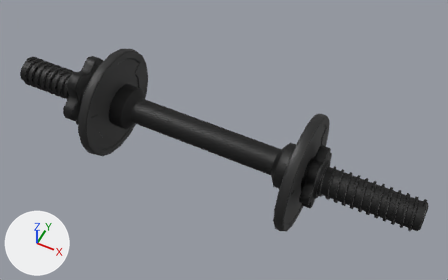
A saved change to the Blender file Assets/dumbbell_1.25s.blend.
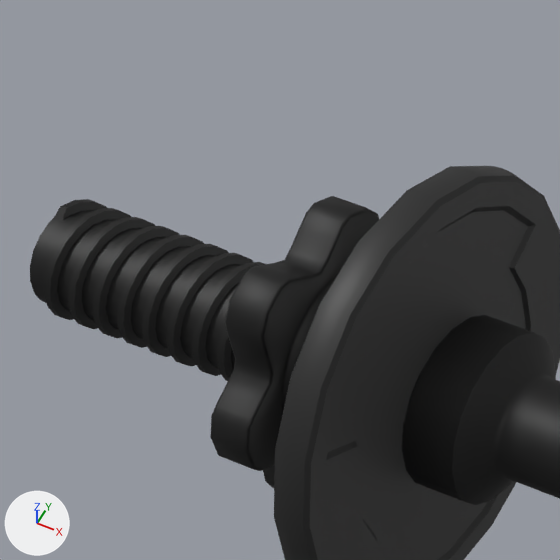
The first picture shows the older version from a camera (50 mm lens) standing at (0.128, -0.229, 0.289) and looking at (0.011, 0.004, -0.002). The close-ups show both versions on the part from 3% to 33% of the width and 3% to 51% of the height of that picture; other places that the commit changed are outside them. The axes (+X, +Y, +Z) are drawn at lower left. The lights are the same throughout.

In view in the first close-up: 'Dumbbell_Part_01', 'Dumbbell_Part_02__1_', 'Dumbbell_Part_04__1_'.
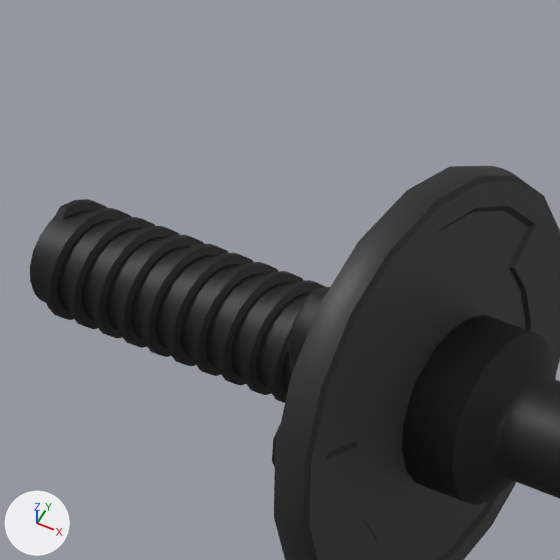
What differs and where, as boxes (x1, y1, x2, y2) in the close-ups (560 x 560 px):
'Dumbbell_Part_04__1_', moved
    before: (210, 196, 379, 488)
    after: (272, 287, 330, 468)

The change, as a diff of the scene's bpy script:
```diff
--- a/Assets/dumbbell_1.25s.blend.py
+++ b/Assets/dumbbell_1.25s.blend.py
@@ ob_dumbbell_part_04__1 @@
 ob_dumbbell_part_04__1.parent = ob_dumbbell
-ob_dumbbell_part_04__1.location = (-13.48, 0.0, 0.0)
+ob_dumbbell_part_04__1.location = (-12.34, 0.0, 0.0)
 ob_dumbbell_part_04__1.rotation_euler = (-3.142, 0.0, -1.571)  # degrees (-180, 0, -90)
```
